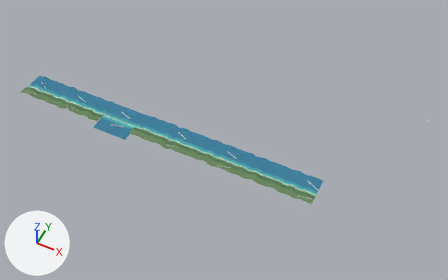
The glTF model frontend/projects/ride/public/courses/okinawa.glb: old version first, new version second.
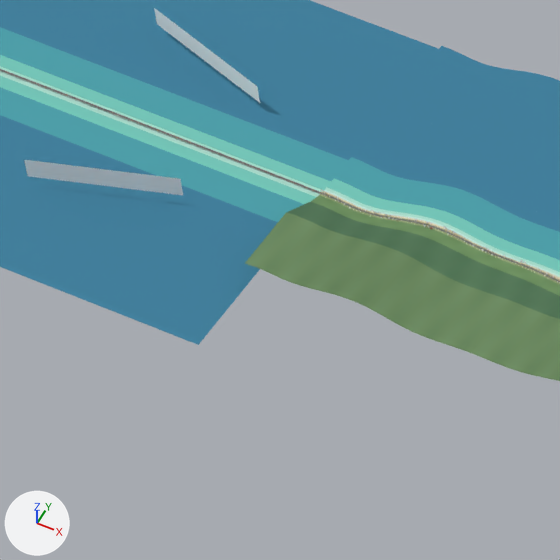
The first picture shows the older version from a 50 mm camera at (20939.0, -17623.0, 23680.0) aimed at (11734.0, 789.0, 665.0). The close-ups show the older and then the newer version on the part from 24% to 35% of the width and 40% to 57% of the height of that picture. Only the edits that show in the close-ups are written down. Lighting does not change. The marker at lower left points along +X, +Y and +Z. Where no turn or scale is listed for an object, it has been applied to the vertices. Vertices at exactly the same position are counted once.

Before the edit, the objects in view are built like this:
```python
me_land_006 = bpy.data.meshes.new('Land_006')
me_land_006.from_pydata(...)  # 11944 vertices, 17760 faces; spans x 0.0..960.0, y -9.0..0.0, z 0.0..13.0
me_land_006.materials.append(mat_land)
me_land_007 = bpy.data.meshes.new('Land_007')
me_land_007.from_pydata(...)  # 4450 vertices, 6630 faces; spans x 0.0..957.0, y -688.0..0.0, z 0.0..148.0
me_land_007.materials.append(mat_land)
me_okinawalagoon_031 = bpy.data.meshes.new('OkinawaLagoon_031')
me_okinawalagoon_031.from_pydata(...)  # 168 vertices, 250 faces; spans x 0.0..438.0, y -1023.0..0.0, z 0.0
me_okinawalagoon_031.materials.append(mat_okinawalagoon)
ob_land_006 = bpy.data.objects.new('Land_006', me_land_006)
ob_land_006.location = (5680.0, 68.0, -1.0)
ob_land_007 = bpy.data.objects.new('Land_007', me_land_007)
ob_land_007.location = (6640.0, 136.0, -1.0)
ob_okinawalagoon_031 = bpy.data.objects.new('OkinawaLagoon_031', me_okinawalagoon_031)
ob_okinawalagoon_031.location = (7204.0, 1136.0, 0.0)
# also in view: 'OkinawaLagoon_029' at (7019.0, 75.0, 0.0); 'OkinawaLagoon_022' at (5321.0, 64.0, 0.0); 'OkinawaLagoon_023' at (5561.0, 64.0, 0.0); 'OkinawaLagoon_024' at (5801.0, 64.0, 0.0); 'OkinawaLagoon_027' at (6521.0, 64.0, 0.0)
```
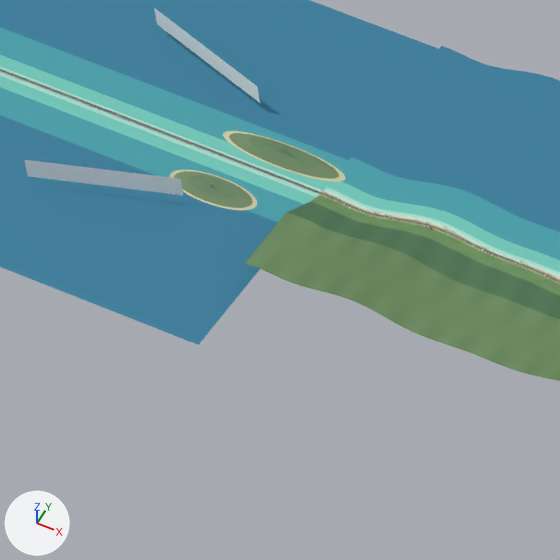
Where the newer file only moved an object's origin or applied its transform, the numbers keep the older frame.

Pixel boxes (x1, y1, x2, y2) of what changed, in the close-ups (560 x 560 px):
```json
{"object": "Land_007", "change": "reshaped", "before": [245, 171, 453, 310], "after": [231, 142, 453, 310], "on screen": "7% wider, 21% taller"}
{"object": "Land_006", "change": "reshaped", "before": [81, 100, 261, 171], "after": [81, 100, 282, 210], "on screen": "12% wider, 54% taller"}
{"part": 1, "of": "me_land_006", "change": "added", "after": [170, 170, 251, 210], "on screen": "green"}
{"part": 2, "of": "me_land_006", "change": "added", "after": [223, 131, 282, 162], "on screen": "green"}
{"part": 3, "of": "me_land_007", "change": "added", "after": [266, 142, 345, 182], "on screen": "green"}
{"part": 4, "of": "me_land_007", "change": "added", "after": [231, 191, 257, 210]}
```

Edits to the scene script, one JSON object a line:
```json
{"block": "me_land_006", "where": "# used by ob_land_006; location = (5680.0, 68.0, -1.0)"}
{"op": "remove", "block": "me_land_006", "code": "me_land_006.from_pydata(...)  # 11944 vertices, 17760 faces; spans x 0.0..960.0, y -9.0..0.0, z 0.0..13.0"}
{"op": "add", "block": "me_land_006", "code": "me_land_006.from_pydata(...)  # 12136 vertices, 18036 faces; spans x 0.0..994.0, y -278.0..188.0, z 0.0..36.0"}
{"block": "me_land_006", "change": "me_land_006 part 1: a new loose piece of 130 vertices spanning x 596.0..994.0, y -278.0..-114.0, z 0.0..26.0, in mat_land"}
{"block": "me_land_006", "change": "me_land_006 part 2: a new loose piece of 66 vertices spanning x 671.0..988.0, y 48.0..188.0, z 0.0..36.0, in mat_land"}
{"block": "me_land_006", "change": "other edits to the shape of me_land_006 do not show in these pictures"}
{"block": "me_land_007", "where": "# used by ob_land_007; location = (6640.0, 136.0, -1.0)"}
{"op": "remove", "block": "me_land_007", "code": "me_land_007.from_pydata(...)  # 4450 vertices, 6630 faces; spans x 0.0..957.0, y -688.0..0.0, z 0.0..148.0"}
{"op": "add", "block": "me_land_007", "code": "me_land_007.from_pydata(...)  # 4567 vertices, 6786 faces; spans x -31.0..957.0, y -688.0..122.0, z 0.0..148.0"}
{"block": "me_land_007", "change": "me_land_007 part 3: a new loose piece of 88 vertices spanning x -31.0..351.0, y -20.0..122.0, z 0.0..36.0, in mat_land"}
{"block": "me_land_007", "change": "me_land_007 part 4: a new loose piece of 29 vertices spanning x -28.0..86.0, y -326.0..-201.0, z 0.0..19.0, in mat_land"}
{"block": "me_land_007", "change": "other edits to the shape of me_land_007 do not show in these pictures"}
```
